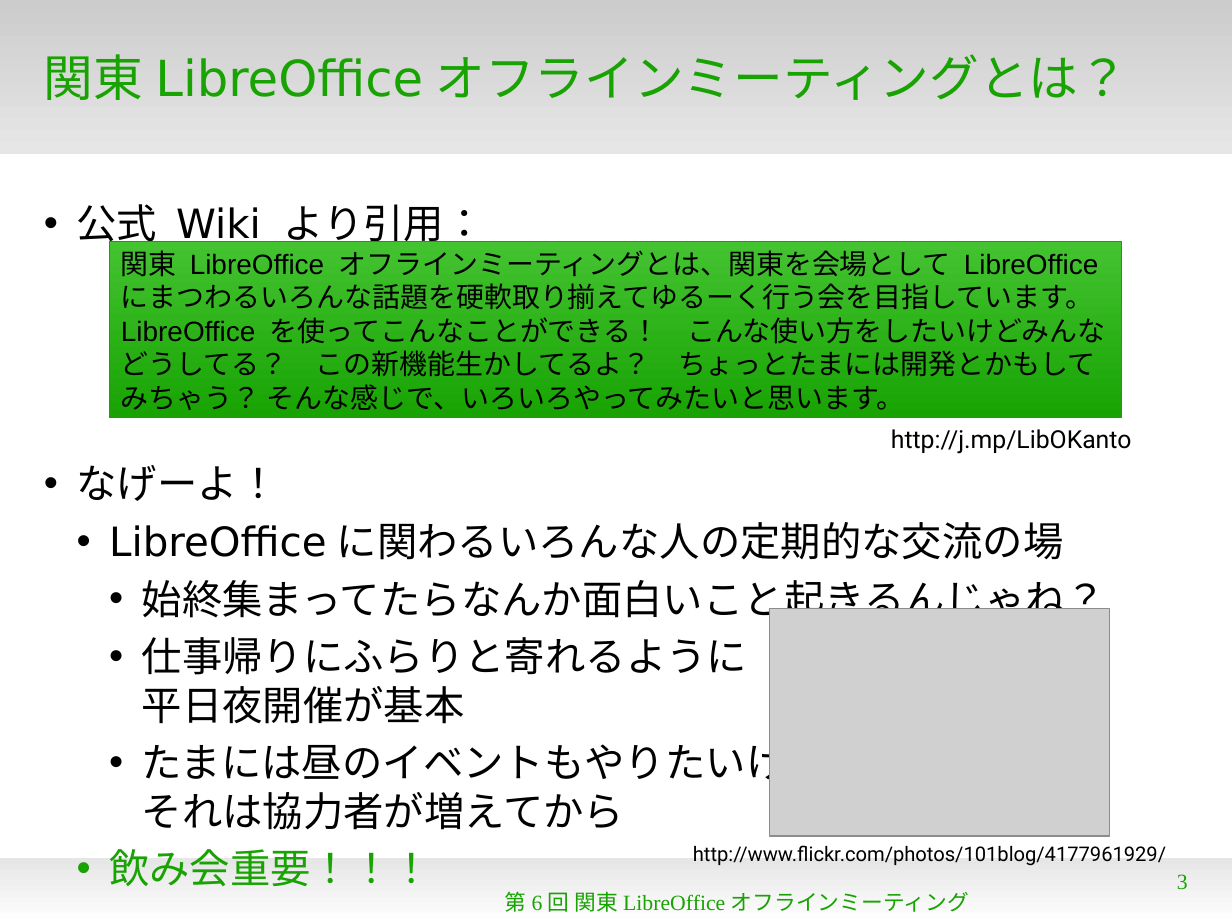
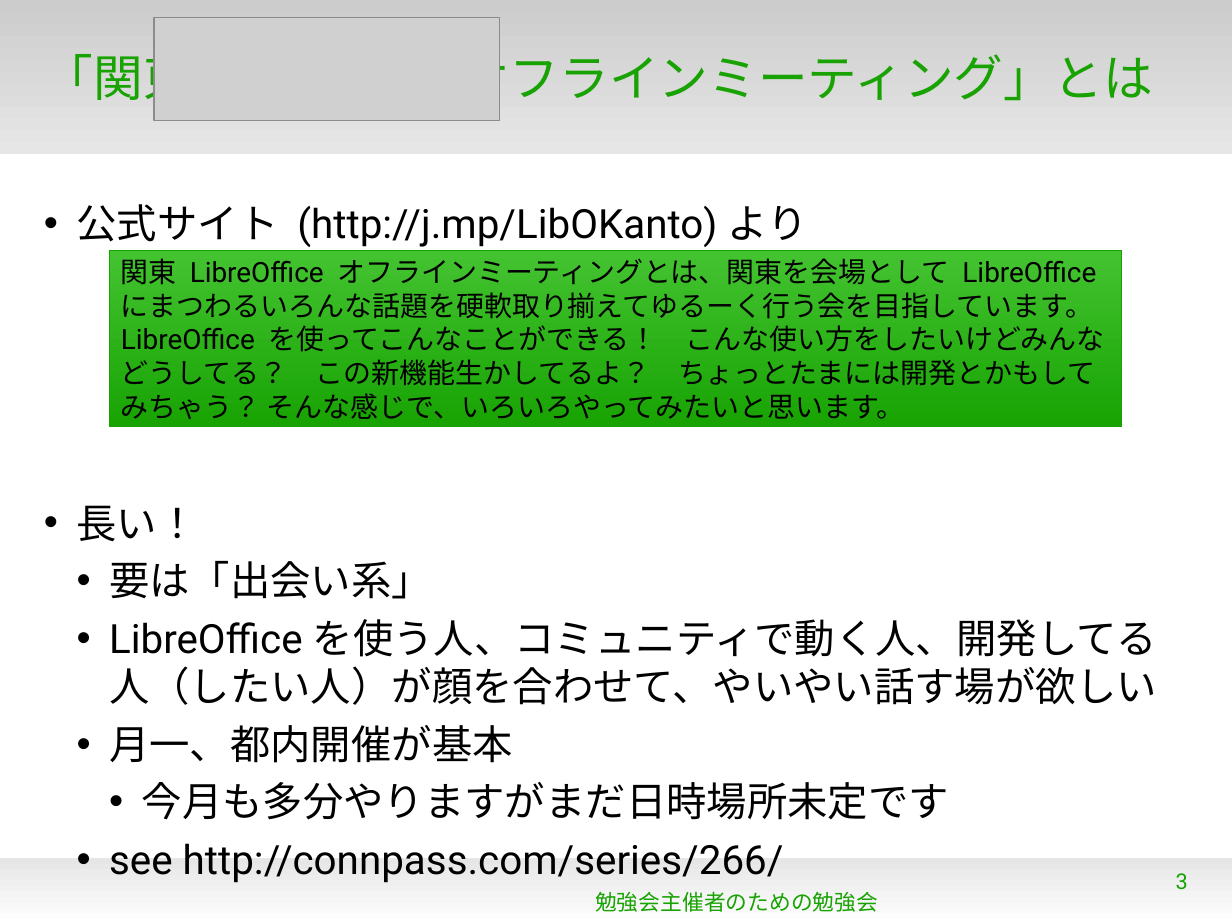
Before and after one commit to naruoga/KantoLibreOffice, a slide deck: slide 3 of others/StudyStudy20130812.odp. Drawn at 1232x924 pixels with LibreOffice and Linux fonts; fonts in the diff are those of the drawing; grey boxes stand for pictures; background and template pictures are left out. Boxes give left, top, right and bottom in pixels: in the first picture for what was removed or moved away, otherwise in the second. Text is boxed around its words. In the diff, an @@ line names an element or a change of style, - is before the commit and + after.

```diff
--- a/others/StudyStudy20130812.odp
+++ b/others/StudyStudy20130812.odp
@@ picture: place and size @@
-picture at bbox=[770, 609, 1110, 836]
+picture at bbox=[154, 18, 500, 121]
@@ title at bbox=[44, 46, 1153, 109]: text changed; font DejaVu Sans to Roboto @@
-関東LibreOfficeオフラインミーティングとは？
+「関東 オフラインミーティング」とは
@@ text removed at bbox=[77, 204, 1107, 886] @@
-• 公式 Wiki より引用：
-• なげーよ！
-  • LibreOfficeに関わるいろんな人の定期的な交流の場
-    • 始終集まってたらなんか面白いこと起きるんじゃね？
-    • 仕事帰りにふらりと寄れるように
-      平日夜開催が基本
-    • たまには昼のイベントもやりたいけど
-      それは協力者が増えてから
-  • 飲み会重要！！！
@@ text added at bbox=[77, 204, 1157, 883], 26 pt, text #000000 @@
+• 公式サイト (http://j.mp/LibOKanto)より
+• 長い！
+  • 要は「出会い系」
+  • LibreOfficeを使う人、コミュニティで動く人、開発してる人（したい人）が顔を合わせて、やいやい話す場が欲しい
+  • 月一、都内開催が基本
+    • 今月も多分やりますがまだ日時場所未定です
+  • see http://connpass.com/series/266/
@@ rectangle "関東 LibreOffice オフラインミーティングとは、関東を会場として LibreOffice にまつわるいろんな話 ...": place and size @@
-rectangle "関東 LibreOffice オフラインミーティングとは、関東を会場として LibreOffice にまつわるいろんな話 ..." at bbox=[110, 243, 1122, 418]
+rectangle "関東 LibreOffice オフラインミーティングとは、関東を会場として LibreOffice にまつわるいろんな話 ..." at bbox=[110, 250, 1122, 426]
@@ rectangle "関東 LibreOffice オフラインミーティングとは、関東を会場として LibreOffice にまつわるいろんな話 ..." at bbox=[110, 250, 1122, 426]: font Arial to Roboto @@
@@ text removed at bbox=[891, 429, 1132, 454] @@
-http://j.mp/LibOKanto
@@ text removed at bbox=[693, 845, 1166, 866] @@
-http://www.flickr.com/photos/101blog/4177961929/
@@ page number at bbox=[1176, 873, 1188, 890]: font Times New Roman to Roboto @@
@@ text at bbox=[595, 891, 878, 912]: text changed; font Times New Roman to Roboto @@
-第6回 関東LibreOfficeオフラインミーティング
+勉強会主催者のための勉強会
```
Also in this commit, not shown: 2 other slides changed, 6 slides added, 11 slides removed.
